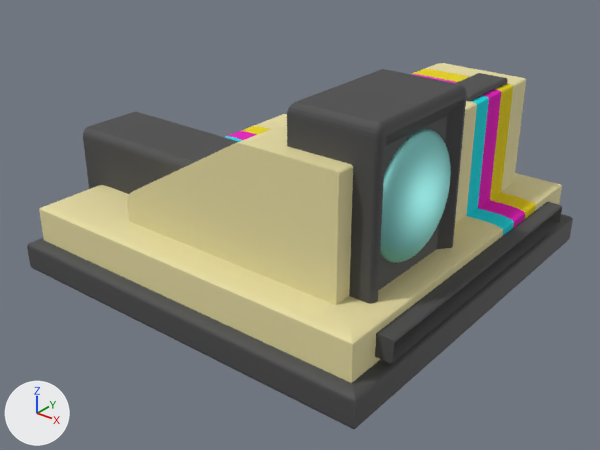
An edit to the FBX model Assets/Models/camera.fbx, drawn before and after from the same camera.
Rendered twice from a camera (50 mm lens) standing at (3.92, -5.02, 2.79) and looking at (0.06, -0.19, -0.21). Lighting does not change. The marker at lower left points along +X, +Y and +Z.
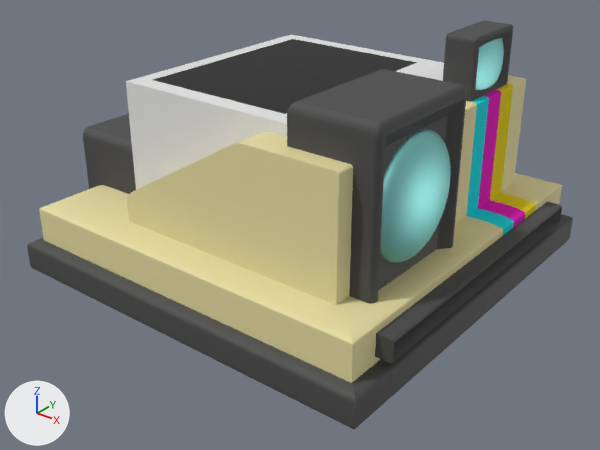
The change, as JSON lines over the scene's bpy script:
```json
{"op": "set", "path": "ob_cube_004.location", "old": "(0.0, 0.0, -0.421)", "new": "(0.0, 0.0, 0.0)"}
{"op": "set", "path": "ob_cube_007.scale", "old": "(1.42, 1.18, 0.0282)", "new": "(1.0, 1.0, 1.0)"}
{"op": "set", "path": "ob_cube_007.location", "old": "(-0.038, -0.026, -0.174)", "new": "(0.0, 0.0, 0.0)"}
{"op": "set", "path": "ob_sphere.location", "old": "(0.0, 0.0, -0.421)", "new": "(0.0, 0.0, 0.0)"}
```

Boxes (x1, y1, x2, y2) around the edits, measured in the pictures (600 x 450 px):
```json
{"object": "Cube.007", "change": "moved, rescaled", "after": [126, 34, 444, 190], "on screen": "not visible before"}
{"object": "Cube.004", "change": "moved", "before": [456, 73, 507, 102], "after": [443, 20, 513, 102]}
{"object": "Sphere", "change": "moved", "after": [475, 38, 504, 90], "on screen": "not visible before"}
```
